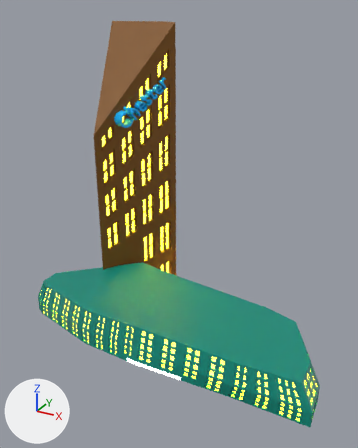
An edit to the FBX model Assets/Models/olympus_complex.fbx, drawn before and after from the same camera.
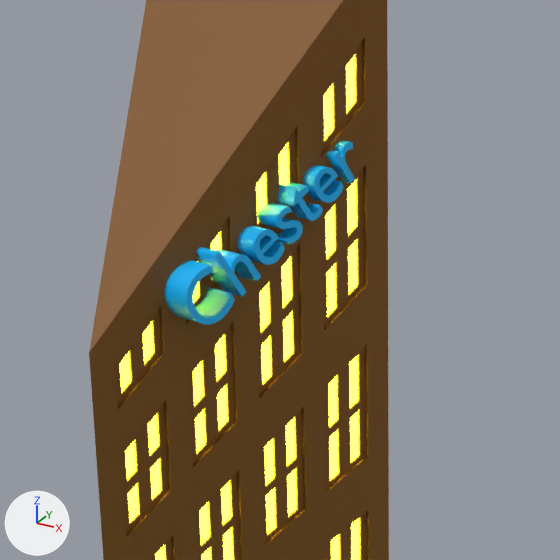
Each version is shown whole from a 50 mm camera at (1309.0, -2381.0, 1937.0) aimed at (-30.0, 53.0, 720.0), then close up on the part from 19% to 62% of the width and 9% to 43% of the height. The axes (+X, +Y, +Z) are drawn at lower left. The lights are the same throughout. Where no turn or scale is listed for an object, it has been applied to the vertices.

In view in the first close-up: 'Text', 'hotel_chester'.
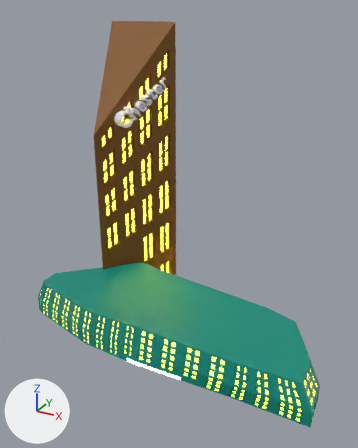
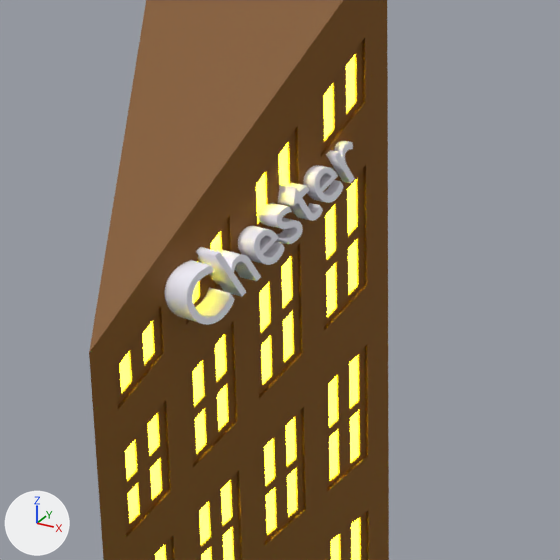
Changed parts and their boxes [x1, y1, x2, y2] in the close-ups (560 x 560 px):
'Text', recoloured
    both: [165, 141, 355, 325]

The edits, one by one:
Material 'Material.007' (mat_material_007) changes colour from cyan #00b8ff to white #f6f4ff; in linear values from (0.0, 0.481, 1.0) to (0.924, 0.907, 1.0).
